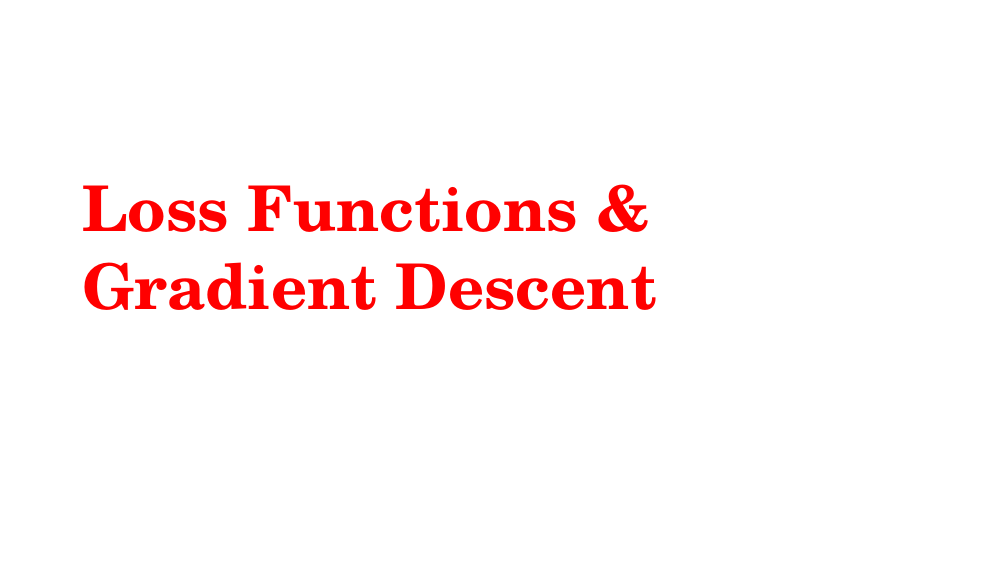
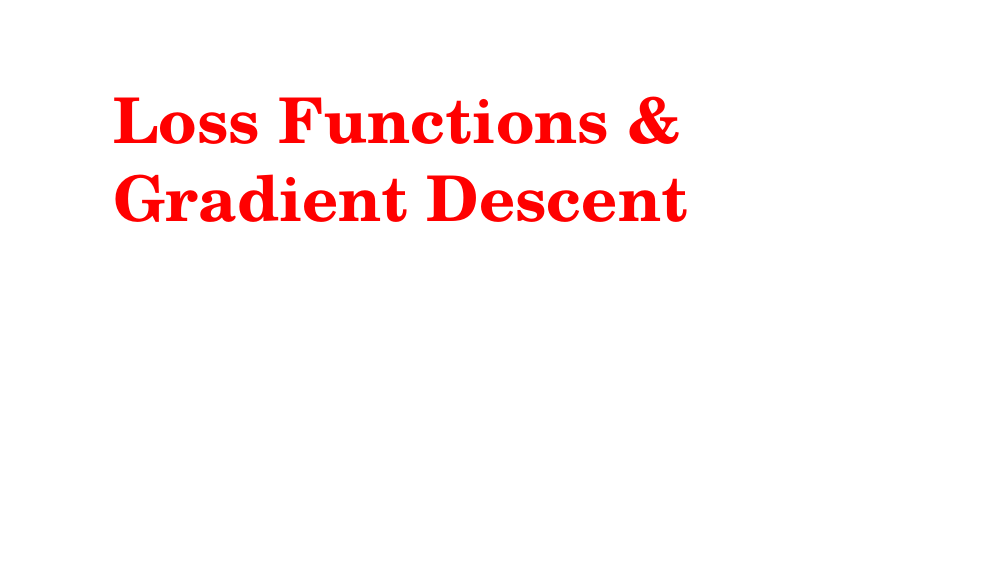
Before and after one commit to shahil04/ds_materials, a slide deck: slide 1 of 9.Deep_learning/class_3_module_9_deep learning_Loss_Functions Gradient Descent.pptx. Drawn at 1008x567 pixels with LibreOffice and Linux fonts; fonts in the diff are those of the drawing. Boxes give left, top, right and bottom in pixels: in the first picture for what was removed or moved away, otherwise in the second. Text is boxed around its words. In the diff, an @@ line names an element or a change of style, - is before the commit and + after.

```diff
--- a/9.Deep_learning/class_3_module_9_deep learning_Loss_Functions Gradient Descent.pptx
+++ b/9.Deep_learning/class_3_module_9_deep learning_Loss_Functions Gradient Descent.pptx
@@ text "Loss Functions &": place and size @@
-text "Loss Functions &" at bbox=[82, 185, 657, 310]
+text "Loss Functions &" at bbox=[113, 97, 688, 222]
```
Also in this commit, not shown: 12 other slides changed, 35 slides added, 1 slide removed, 22 other files.
